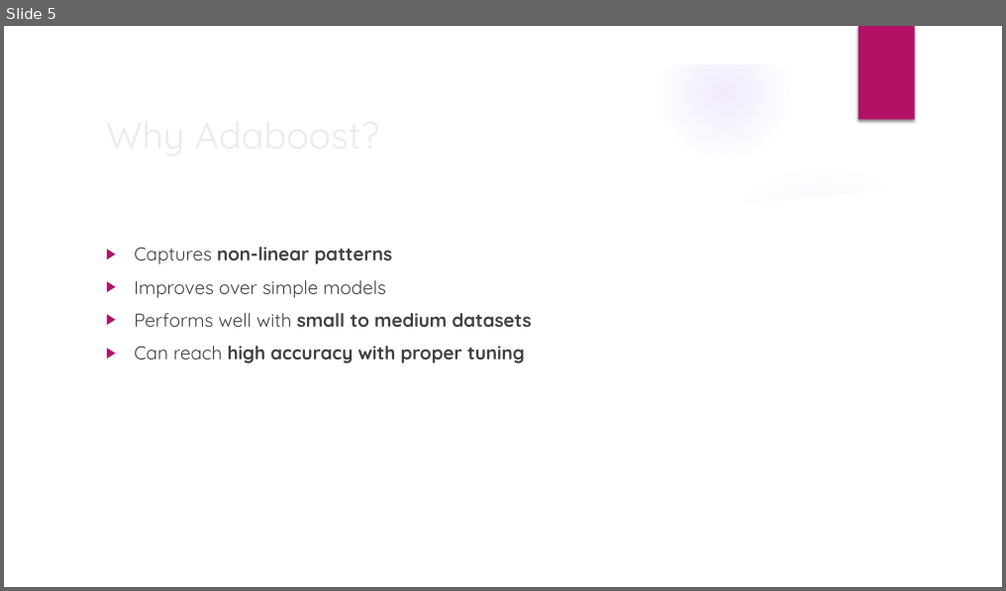
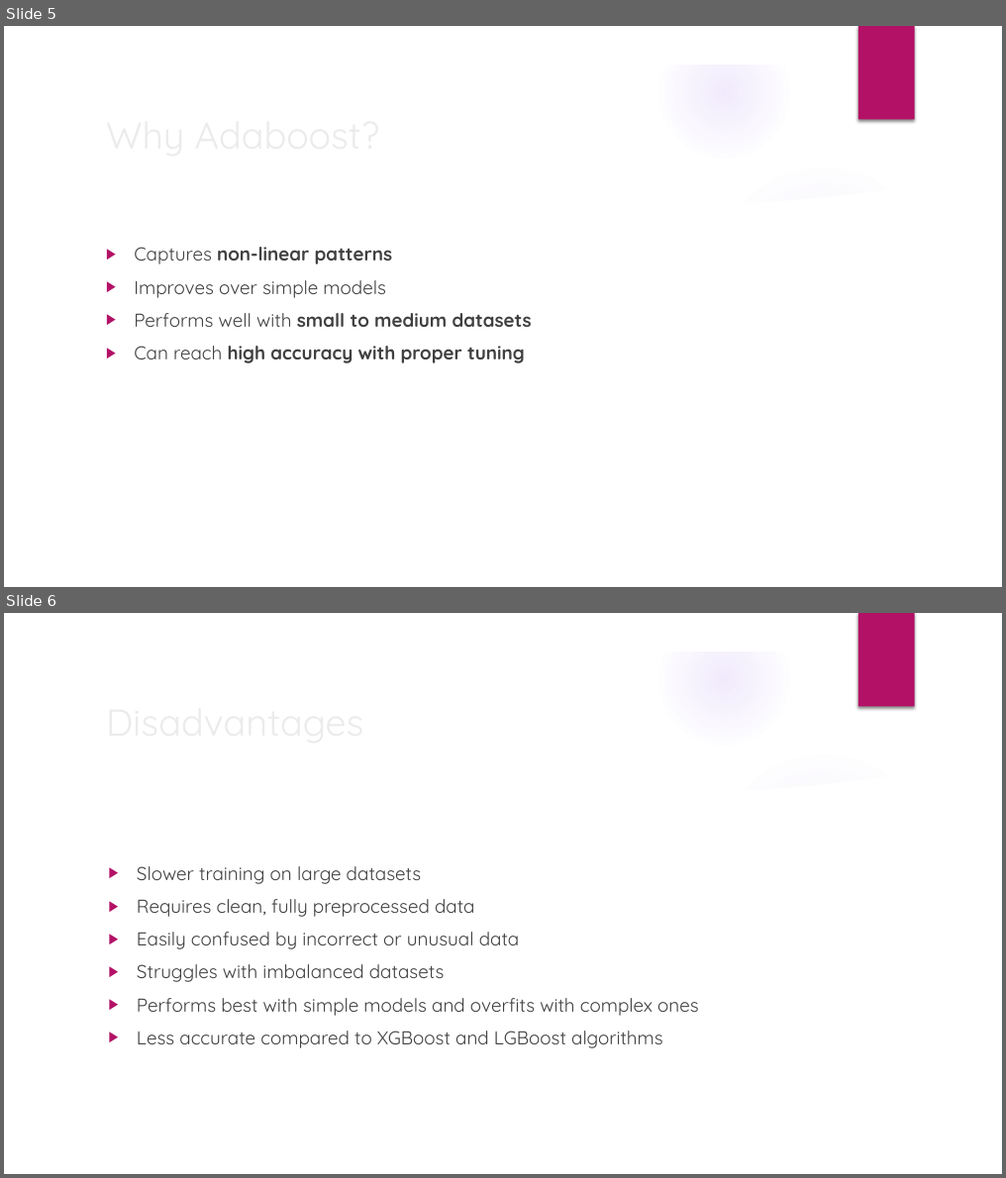
Before and after one commit to jeni0112/Machine-Learning, a slide deck: Adaboost algorithm.pptx. Shown one above the other, each under a label of ours: slide 5 before the commit, slides 5 and 6 after it. The pictures are 1006x591 and 1006x1178 pixels, drawn with LibreOffice and Linux fonts; fonts in the diff are those of the drawing; background and template pictures are left out. Boxes give left, top, right and bottom in pixels: in the first picture for what was removed or moved away, otherwise in the second. Text is boxed around its words. In the diff, an @@ line names an element or a change of style, - is before the commit and + after.

```diff
--- a/Adaboost algorithm.pptx
+++ b/Adaboost algorithm.pptx
@@ slide 6 added at (4,613,1002,1174), background picture (left out); not listed: 9 template elements that a slide beside it also shows @@
@@ title added at (98,692,816,750), 36 pt, text #EBEBEB @@
+Disadvantages
@@ text added at (137,866,699,1049), 18 pt, text #404040 @@
+▶ Slower training on large datasets
+▶ Requires clean, fully preprocessed data
+▶ Easily confused by incorrect or unusual data
+▶ Struggles with imbalanced datasets
+▶ Performs best with simple models and overfits with complex ones
+▶ Less accurate compared to XGBoost and LGBoost algorithms
```
